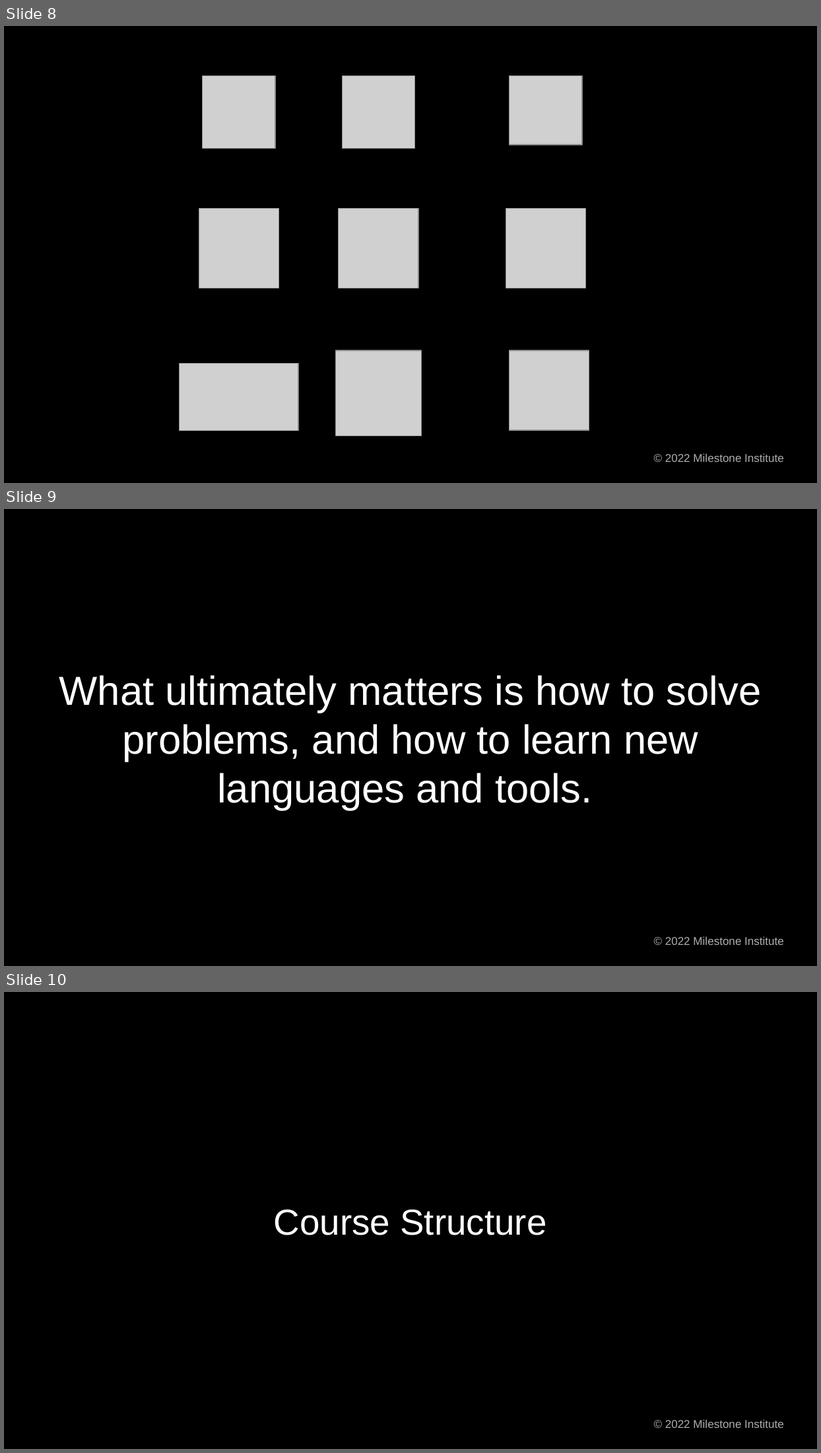
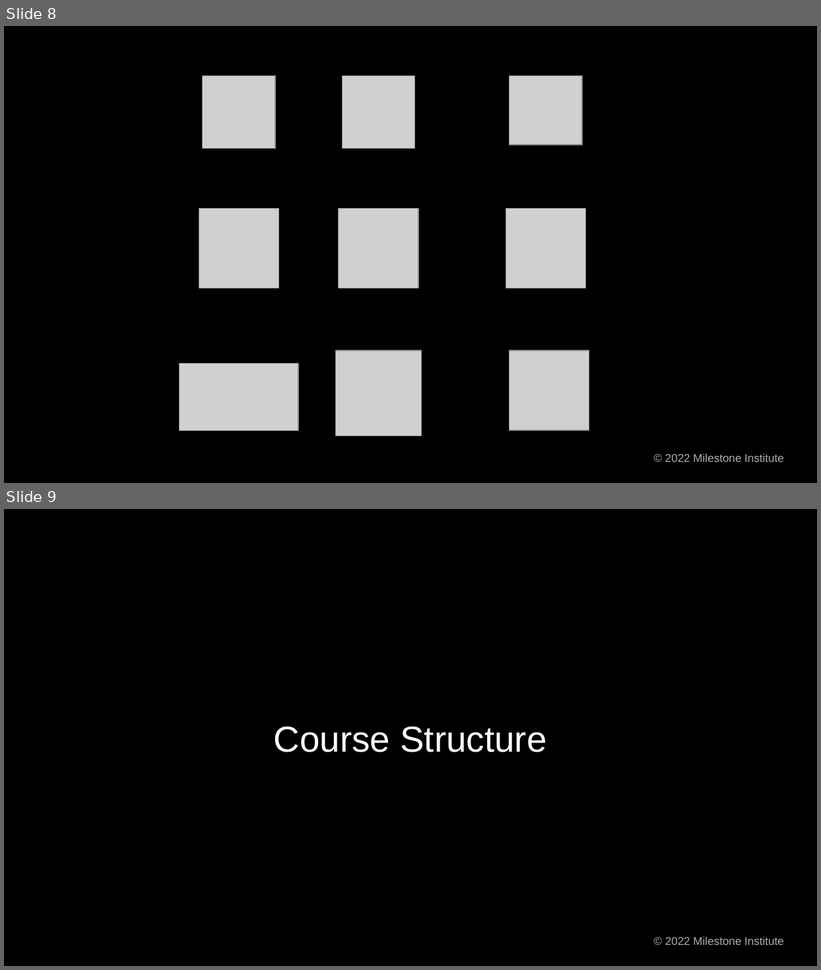
Before and after one commit to sartajd/js101_2, a slide deck: lecture1/lecture 1.pptx. Shown one above the other, each under a label of ours: slides 8, 9 and 10 before the commit, slides 8 and 9 after it. The pictures are 821x1453 and 821x970 pixels, drawn with LibreOffice and Linux fonts; fonts in the diff are those of the drawing; grey boxes stand for pictures. Boxes give left, top, right and bottom in pixels: in the first picture for what was removed or moved away, otherwise in the second. Text is boxed around its words. In the diff, an @@ line names an element or a change of style, - is before the commit and + after.

```diff
--- a/lecture1/lecture 1.pptx
+++ b/lecture1/lecture 1.pptx
@@ slide 9 removed at (4, 509, 817, 966), background #000000; not listed: 1 template element that a slide beside it also shows @@
@@ title removed at (59, 675, 762, 810) @@
-What ultimately matters is how to solve problems, and how to learn new languages and tools.
@@ what was slide 10 is now slide 9 @@
```
Also in this commit, not shown: 9 slides changed, 4 slides added, 12 other slides removed, 33 other files.
